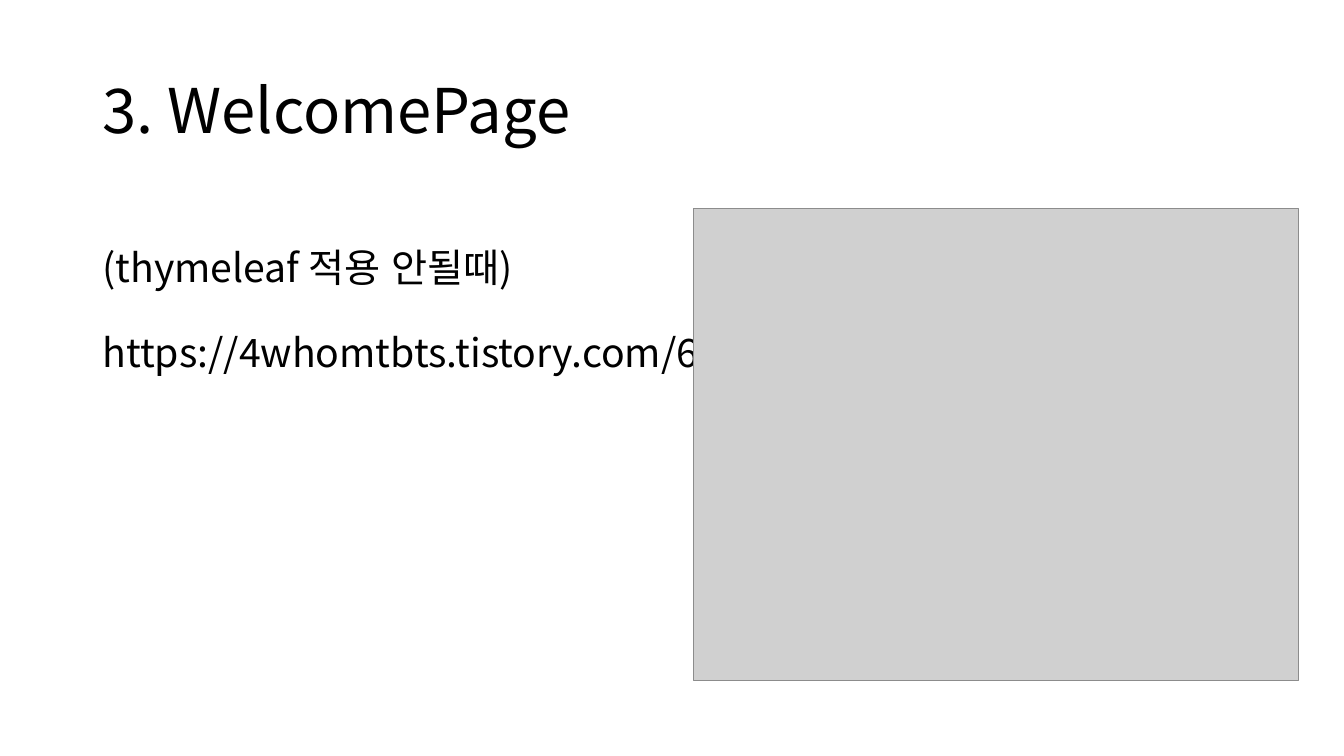
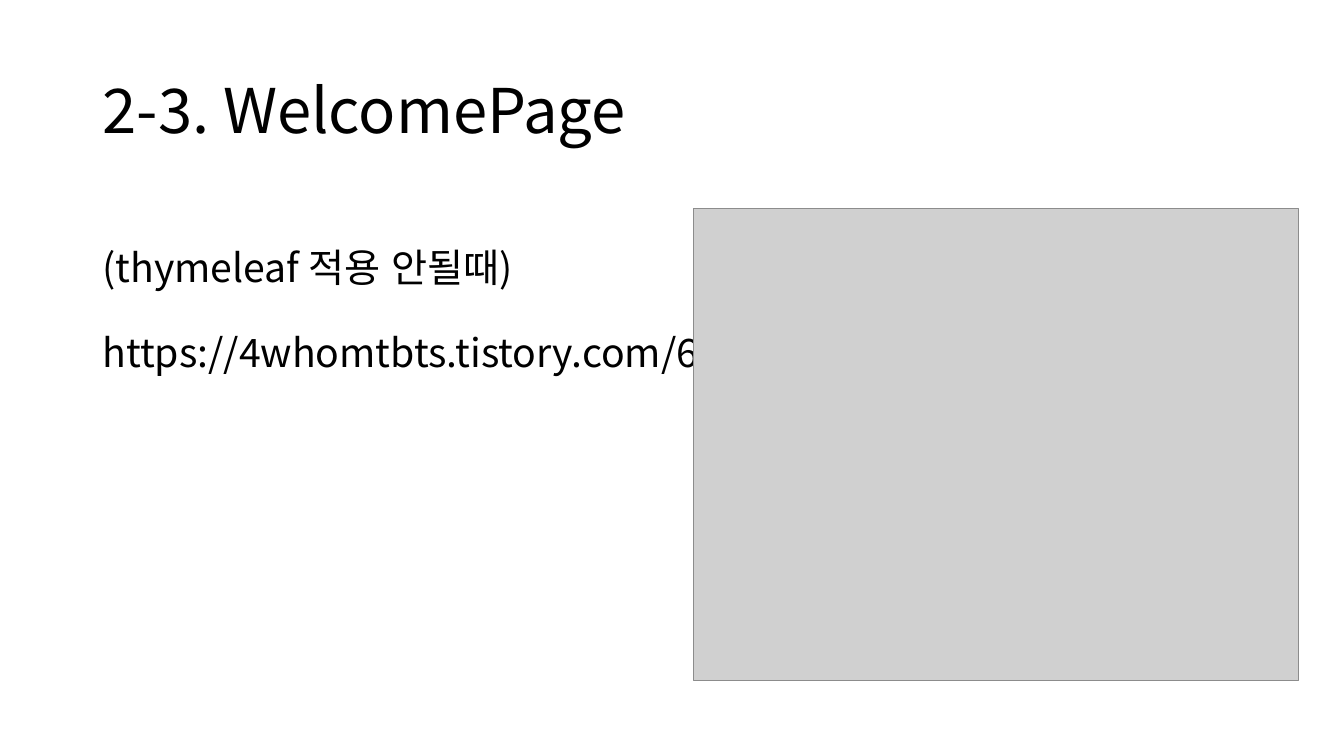
Before and after one commit to rkadbwkd/Spring-basic, a slide deck: slide 10 of Spring-basic.pptx. Drawn at 1344x756 pixels with LibreOffice and Linux fonts; fonts in the diff are those of the drawing; grey boxes stand for pictures. Boxes give left, top, right and bottom in pixels: in the first picture for what was removed or moved away, otherwise in the second. Text is boxed around its words. In the diff, an @@ line names an element or a change of style, - is before the commit and + after.

```diff
--- a/Spring-basic.pptx
+++ b/Spring-basic.pptx
@@ title at <box>102,84,626,149</box>: text changed @@
-3. WelcomePage
+2-3. WelcomePage
```
Also in this commit, not shown: 10 slides added, 3 other files.
